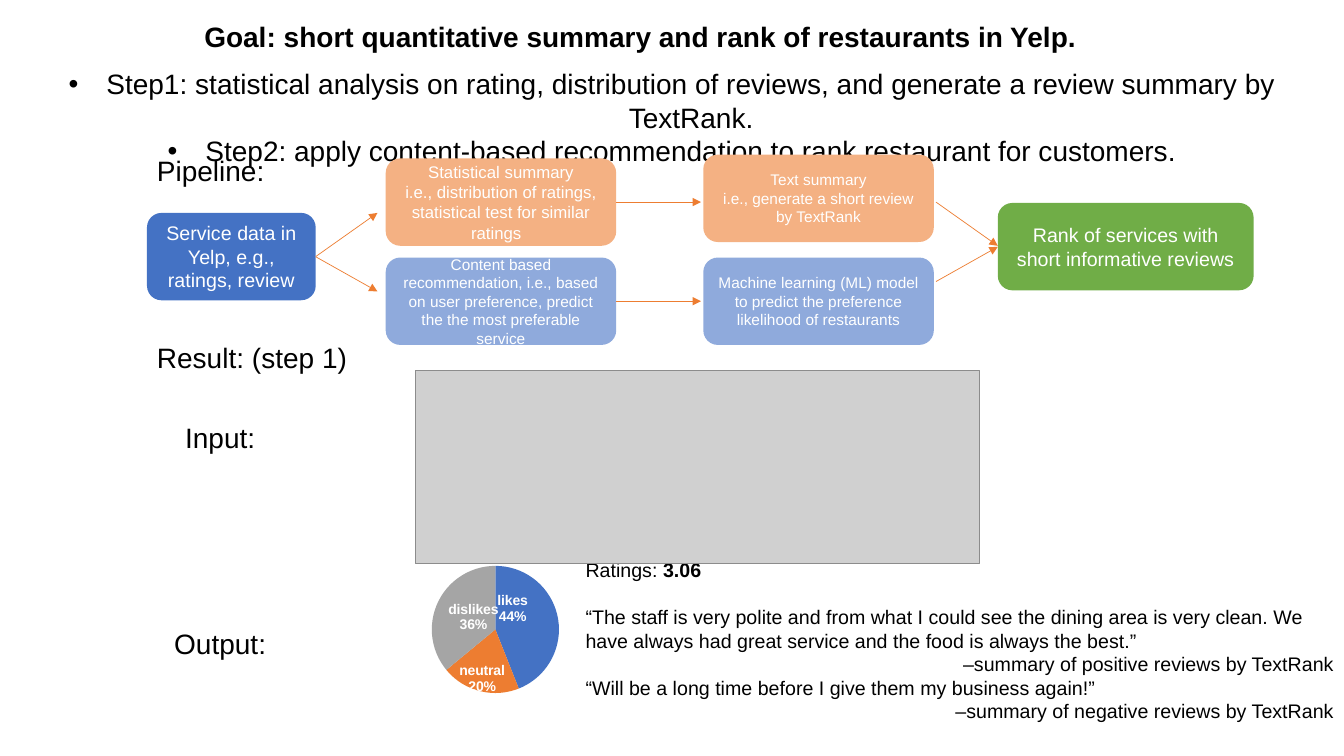
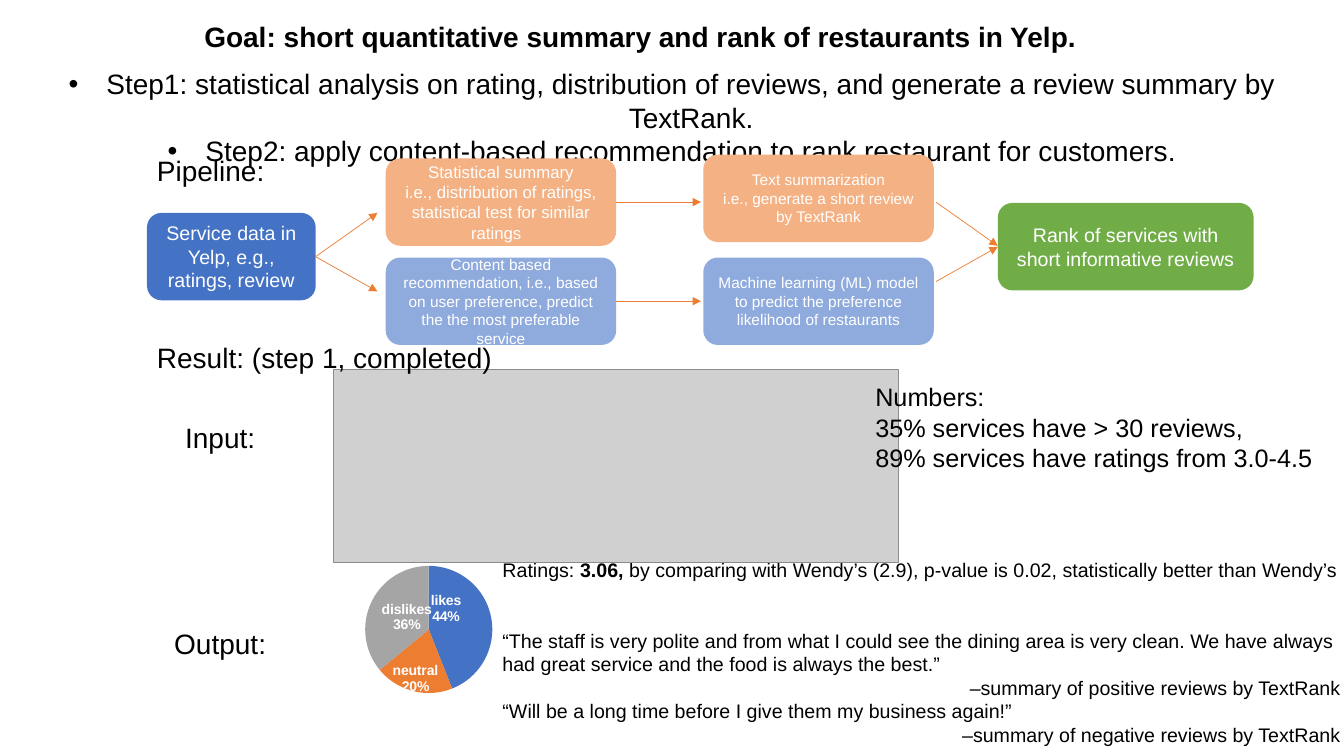
Before and after one commit to honeybird1991/Data_Incubator_Project, a slide deck: slide 1 of Project/Outline.pptx. Drawn at 1344x756 pixels with LibreOffice and Linux fonts; fonts in the diff are those of the drawing; grey boxes stand for pictures. Boxes give left, top, right and bottom in pixels: in the first picture for what was removed or moved away, otherwise in the second. Text is boxed around its words. In the diff, an @@ line names an element or a change of style, - is before the commit and + after.

```diff
--- a/Project/Outline.pptx
+++ b/Project/Outline.pptx
@@ text in rounded rectangle at <box>752,174,885,185</box>: text changed @@
-Text summary
+Text summarization
@@ text at <box>157,347,492,373</box>: text changed @@
-Result: (step 1)
+Result: (step 1, completed)
@@ picture: place and size @@
-picture at <box>415,371,980,564</box>
+picture at <box>334,369,898,562</box>
@@ text added at <box>875,386,1312,473</box>, 18 pt, text #000000 @@
+Numbers:
+35% services have > 30 reviews,
+89% services have ratings from 3.0-4.5
@@ pie chart: place and size @@
-pie chart at <box>336,540,639,743</box>
+pie chart at <box>269,540,573,743</box>
@@ text "Ratings: 3.06, by comparing with ...": place and size @@
-text "Ratings: 3.06, by comparing with ..." at <box>586,562,1334,722</box>
+text "Ratings: 3.06, by comparing with ..." at <box>502,562,1340,743</box>
@@ text at <box>502,562,1337,581</box>: text changed @@
-Ratings: 3.06
+Ratings: 3.06, by comparing with Wendy’s (2.9), p-value is 0.02, statistically better than Wendy’s
```
Also in this commit, not shown: 1 other file.
